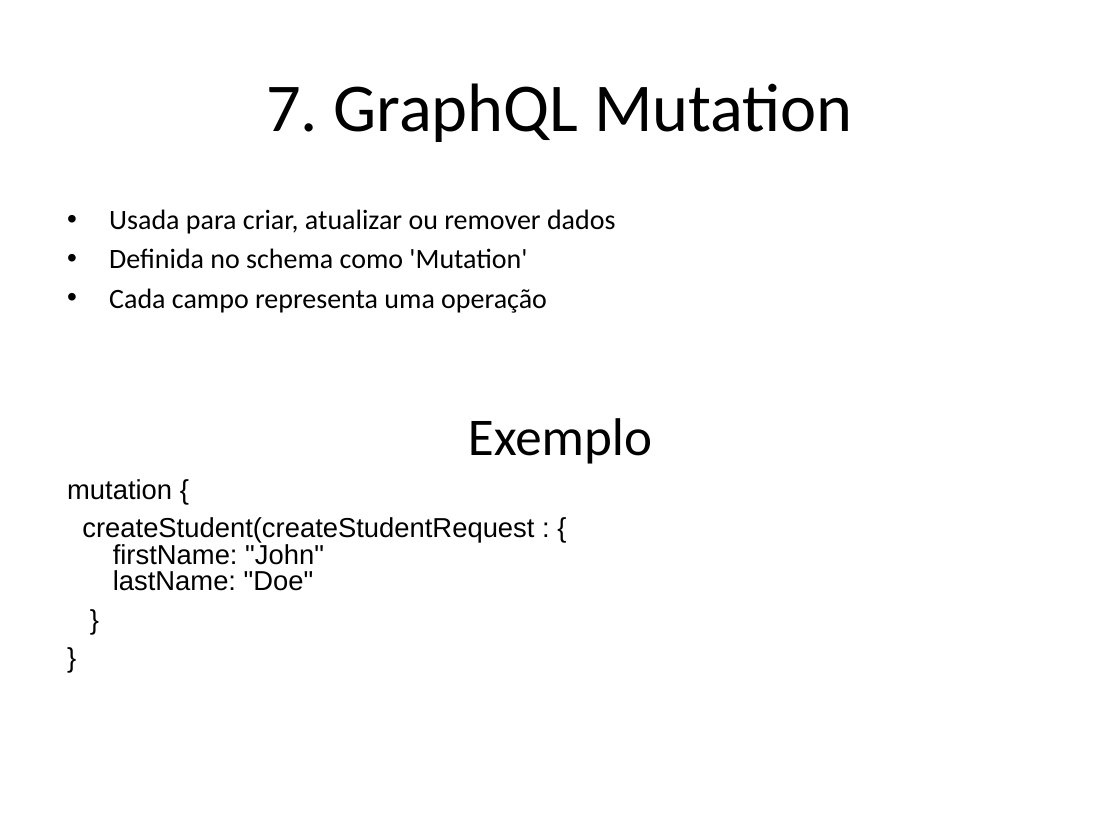
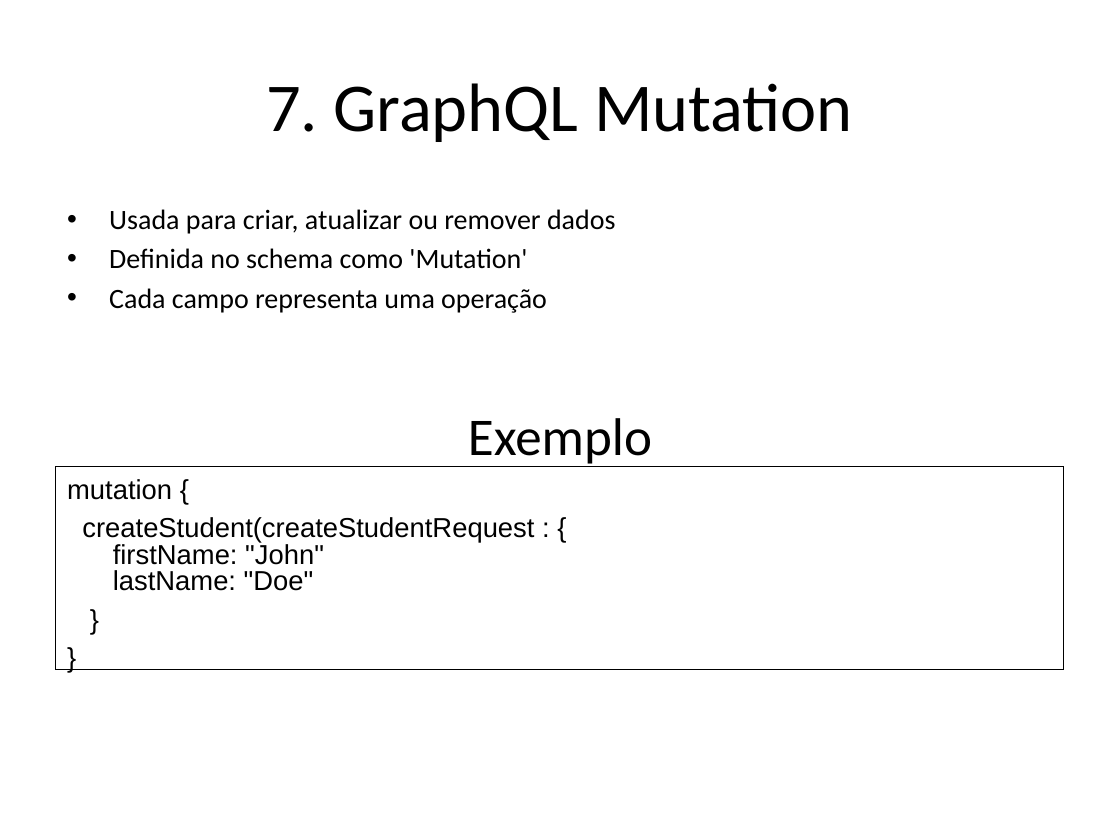
Before and after one commit to pedrobvferreira/graphql, a slide deck: slide 11 of presentation_pt.pptx (slide 9 before the commit). Drawn at 1120x840 pixels with LibreOffice and Linux fonts; fonts in the diff are those of the drawing. Boxes give left, top, right and bottom in pixels: in the first picture for what was removed or moved away, otherwise in the second. Text is boxed around its words. In the diff, an @@ line names an element or a change of style, - is before the commit and + after.

```diff
--- a/presentation_pt.pptx
+++ b/presentation_pt.pptx
@@ rectangle "mutation {": place and size @@
-rectangle "mutation {" at [67,479,534,591]
+rectangle "mutation {" at [56,467,1064,670]
@@ rectangle "mutation {" at [56,467,1064,670]: outline none to #000000 0.75 pt @@
```
Also in this commit, not shown: 5 other slides changed, 2 slides added, 1 other file.
